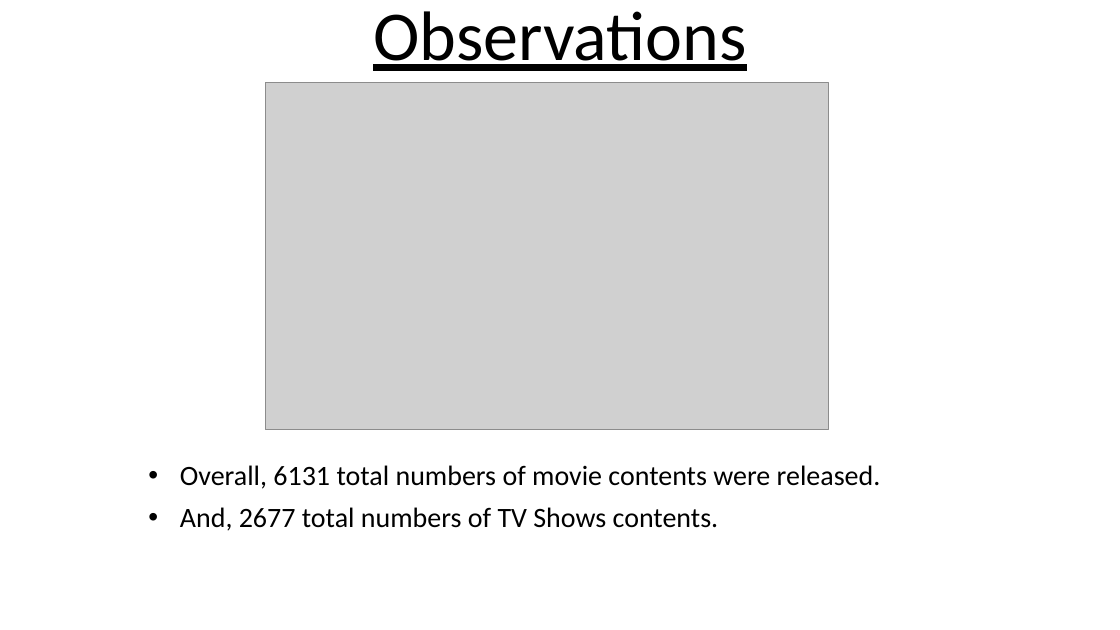
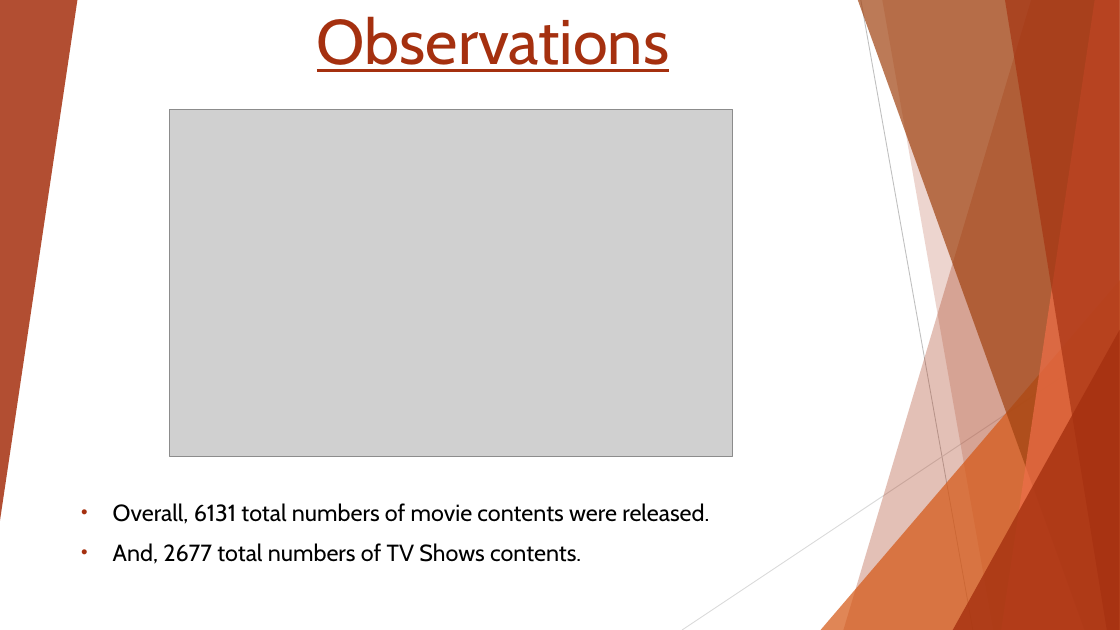
Before and after one commit to fanthony16/DataAnalysisNetFlix, a slide deck: slide 5 of NetFlix_TAIWO_OLUWAFEMI.pptx. Drawn at 1120x630 pixels with LibreOffice and Linux fonts; fonts in the diff are those of the drawing; grey boxes stand for pictures. Boxes give left, top, right and bottom in pixels: in the first picture for what was removed or moved away, otherwise in the second. Text is boxed around its words. In the diff, an @@ line names an element or a change of style, - is before the commit and + after.

```diff
--- a/NetFlix_TAIWO_OLUWAFEMI.pptx
+++ b/NetFlix_TAIWO_OLUWAFEMI.pptx
@@ group added at <box>0,0,1120,630</box>: 5 freeform shapes, 3 triangles, 2 lines @@
@@ title "Observations": place and size @@
-title "Observations" at <box>373,11,747,71</box>
+title "Observations" at <box>317,16,669,72</box>
@@ title "Observations" at <box>317,16,669,72</box>: size 60 to 54 pt, font Calibri to Cabin, text colour #000000 to #A5300F; line spacing 0.9 to 1 @@
@@ picture: place and size @@
-picture at <box>265,82,828,430</box>
+picture at <box>170,109,733,457</box>
@@ subtitle "Overall, 6131 total numbers of ...": place and size @@
-subtitle "Overall, 6131 total numbers of ..." at <box>180,465,881,531</box>
+subtitle "Overall, 6131 total numbers of ..." at <box>113,503,709,564</box>
@@ subtitle "Overall, 6131 total numbers of ..." at <box>113,503,709,564</box>: size 24 to 20 pt, font Calibri to Cabin; line spacing 0.9 to 1 @@
```
Also in this commit, not shown: 12 other slides changed.
